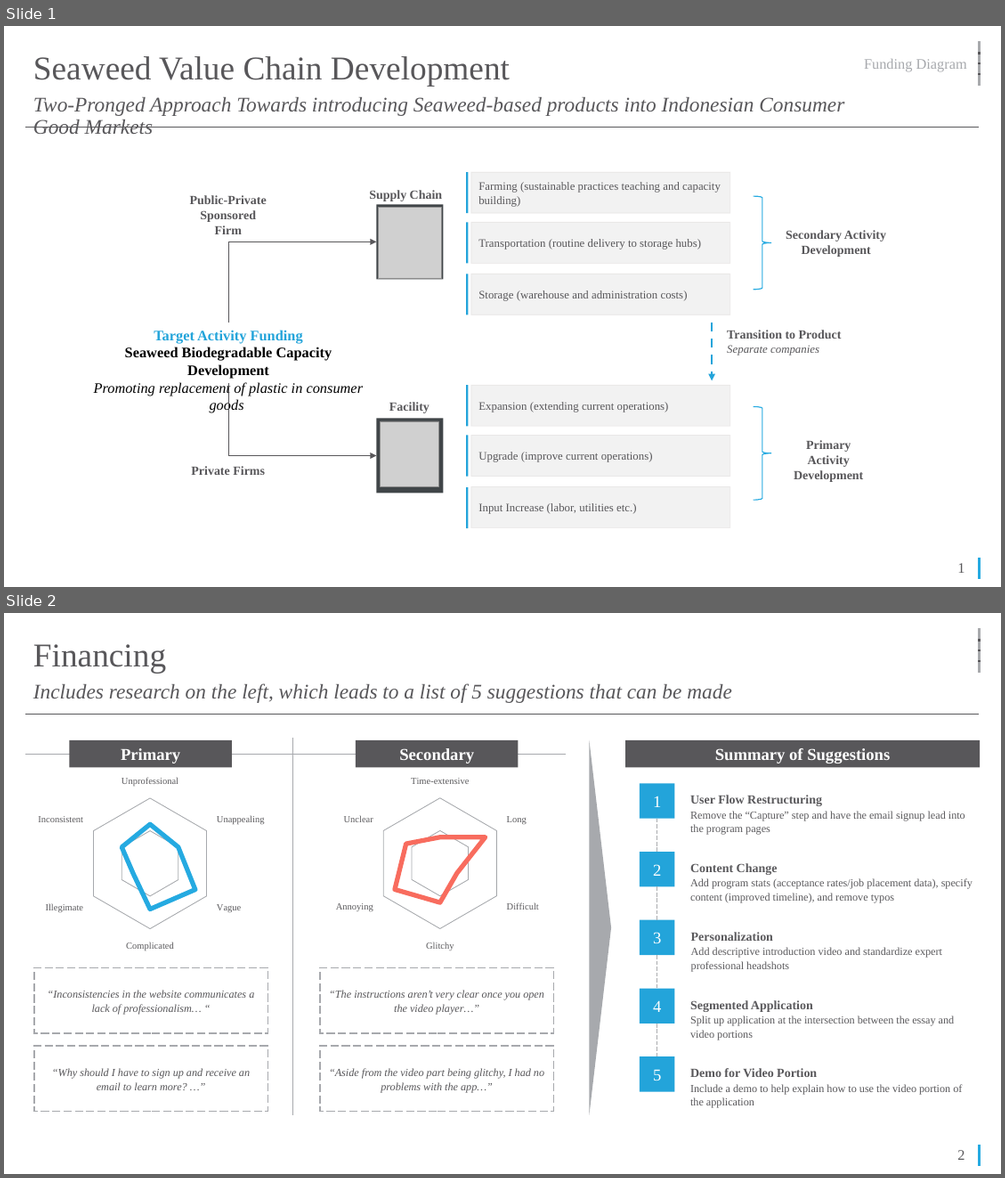
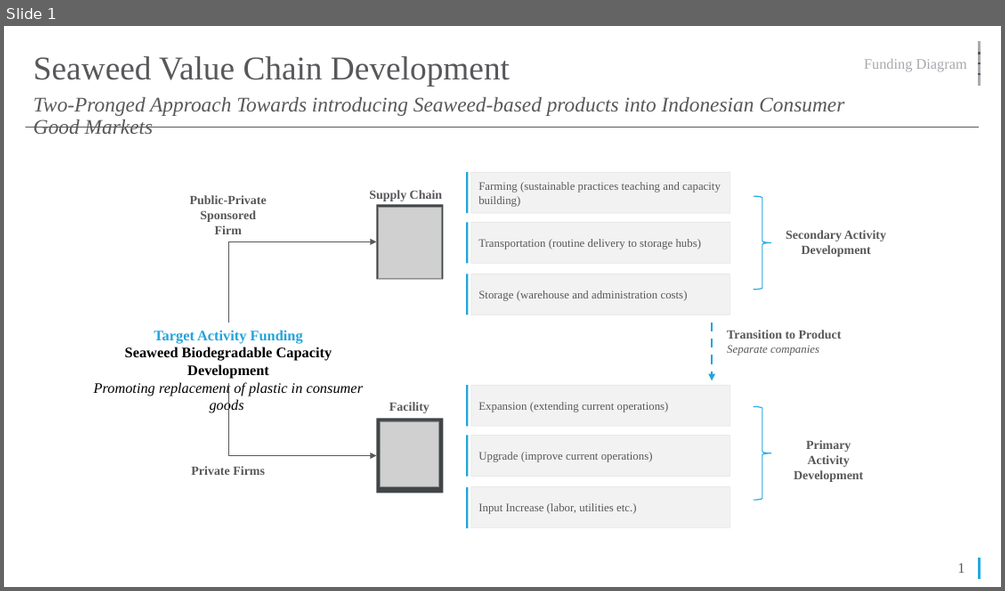
Before and after one commit to joseandresmontes/Sustainability-Challenge, a slide deck: Seaweed Value Chain Development.pptx. Shown one above the other, each under a label of ours: slides 1 and 2 before the commit, slide 1 after it. The pictures are 1005x1178 and 1005x591 pixels, drawn with LibreOffice and Linux fonts; fonts in the diff are those of the drawing; grey boxes stand for pictures. Boxes give left, top, right and bottom in pixels: in the first picture for what was removed or moved away, otherwise in the second. Text is boxed around its words. In the diff, an @@ line names an element or a change of style, - is before the commit and + after.

Commit message:
Slide update
took slide out that was not useful

```diff
--- a/Seaweed Value Chain Development.pptx
+++ b/Seaweed Value Chain Development.pptx
@@ slide 2 removed at (x1=4, y1=613, x2=1001, y2=1174), background #FFFFFF; not listed: 7 template elements that a slide beside it also shows @@
@@ title removed at (x1=33, y1=644, x2=166, y2=673) @@
-Financing
@@ text removed at (x1=33, y1=683, x2=732, y2=703) @@
-Includes research on the left, which leads to a list of 5 suggestions that can be made
@@ group removed at (x1=25, y1=737, x2=566, y2=1116): 3 lines, 2 rectangles @@
-Secondary
-Primary
@@ triangle removed at (x1=589, y1=739, x2=611, y2=1115) @@
@@ radar chart removed at (x1=17, y1=771, x2=286, y2=955) @@
-categories: Unprofessional, Unappealing, Vague, Complicated, Illegimate, Inconsistent
-Series 1: 75, 62, 100, 88, 38, 62
@@ radar chart removed at (x1=303, y1=771, x2=572, y2=955) @@
-categories: Time-extensive, Long, Difficult, Glitchy, Annoying, Unclear
-Series 1: 50, 100, 38, 75, 100, 75
@@ rectangle removed at (x1=34, y1=967, x2=267, y2=1033) @@
-“Inconsistencies in the website communicates a lack of professionalism… “
@@ rectangle removed at (x1=320, y1=967, x2=554, y2=1033) @@
-“The instructions aren’t very clear once you open the video player…”
@@ group removed at (x1=625, y1=740, x2=979, y2=1108): 6 rectangles, 5 texts, 4 lines @@
-Summary of Suggestions
-1
-3
-4
-2
-5
-Demo for Video Portion
-Include a demo to help explain how to use the video portion of the application
-User Flow Restructuring
-Remove the “Capture” step and have the email signup lead into the program pages
-Content Change
-Add program stats (acceptance rates/job placement data), specify content (improved timeline), and remove typos
-Personalization
-Add descriptive introduction video and standardize expert professional headshots
-Segmented Application
-Split up application at the intersection between the essay and video portions
@@ rectangle removed at (x1=34, y1=1046, x2=267, y2=1111) @@
-“Why should I have to sign up and receive an email to learn more? …”
@@ rectangle removed at (x1=320, y1=1046, x2=554, y2=1111) @@
-“Aside from the video part being glitchy, I had no problems with the app…”
```
